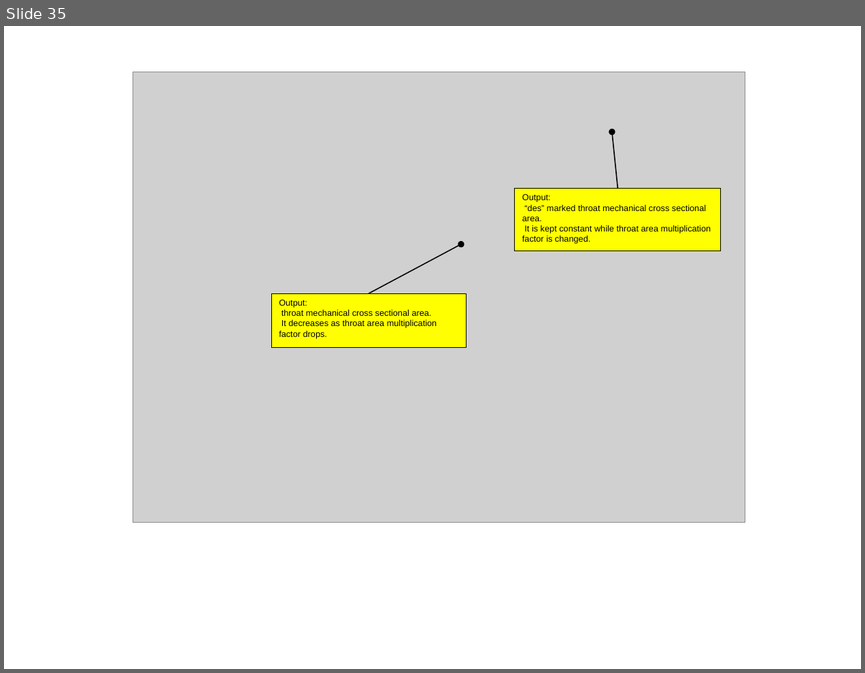
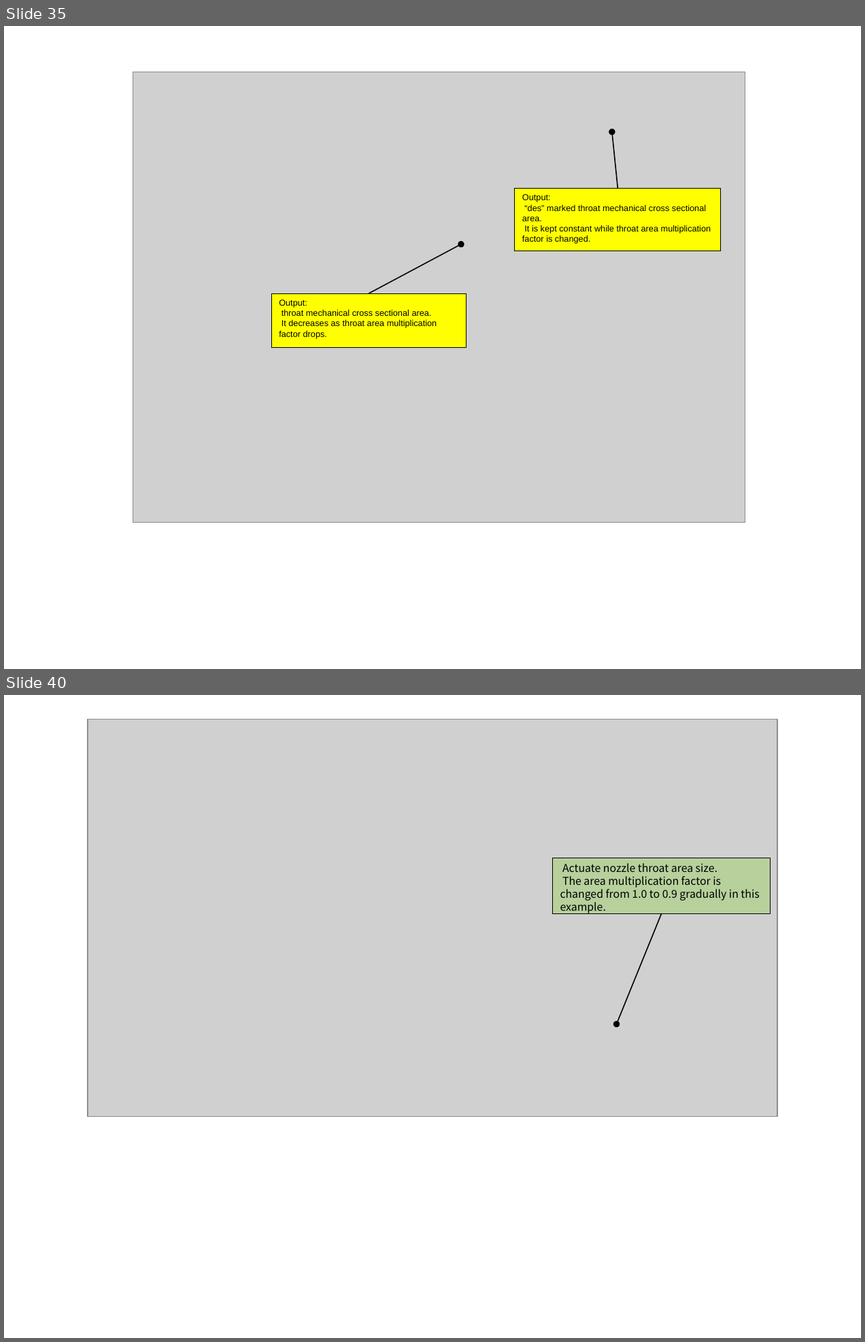
Before and after one commit to zeta-plusplus/PropulsionSystem, a slide deck: figs/makeFig.pptx. Shown one above the other, each under a label of ours: slide 35 before the commit, slides 35 and 40 after it; the slides between them are not shown. The pictures are 865x673 and 865x1342 pixels, drawn with LibreOffice and Linux fonts; fonts in the diff are those of the drawing; grey boxes stand for pictures. Boxes give left, top, right and bottom in pixels: in the first picture for what was removed or moved away, otherwise in the second. Text is boxed around its words. In the diff, an @@ line names an element or a change of style, - is before the commit and + after.

```diff
--- a/figs/makeFig.pptx
+++ b/figs/makeFig.pptx
@@ slide 40 added at <box>4,695,861,1338</box>, background #FFFFFF @@
@@ picture added at <box>88,719,778,1116</box> @@
@@ rectangle added at <box>553,858,770,913</box>, fill #92D050 at 40% opacity, outline #000000 0.75 pt, 10 pt, text #000000 @@
+Actuate nozzle throat area size.
+The area multiplication factor is changed from 1.0 to 0.9 gradually in this example.
@@ arrow added from (662, 913) to (617, 1024), #000000 1 pt @@
```
Also in this commit, not shown: 11 other slides added, 4 other files.
